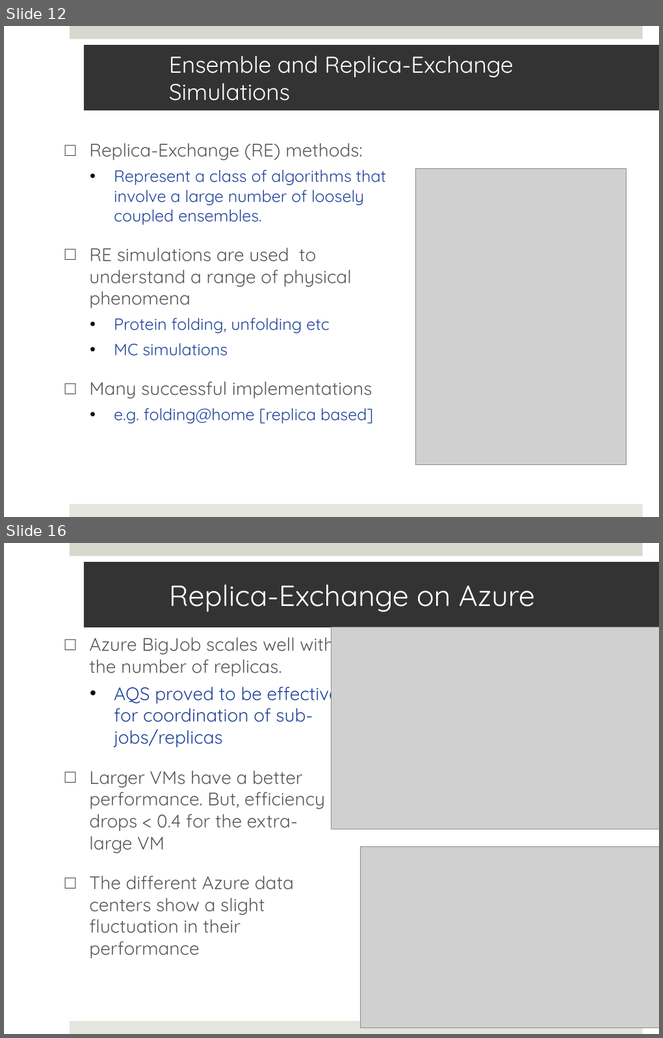
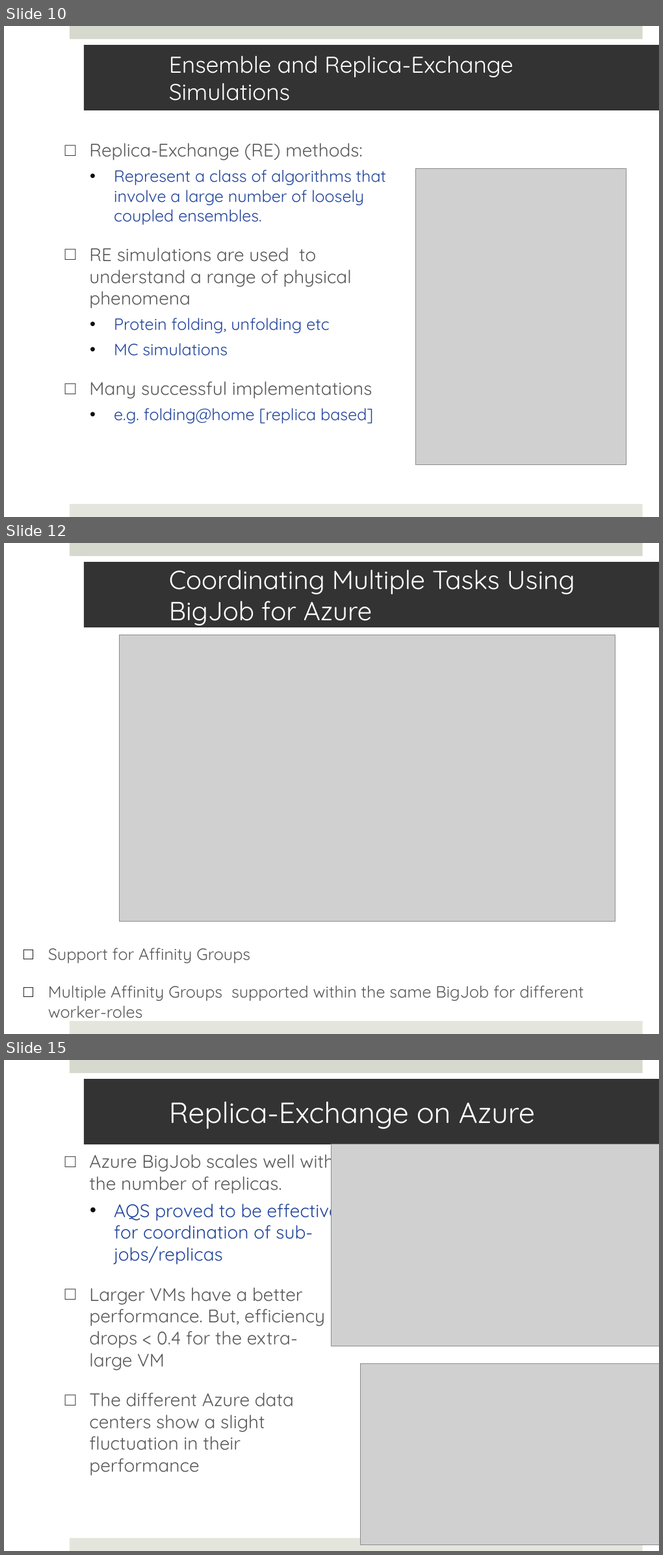
Before and after one commit to saga-project/saga-cpp-legacy-projects, a slide deck: papers/cloudcom10/presentation/saga-azure-cloudcom10.pptx. Shown one above the other, each under a label of ours: slides 12 and 16 before the commit, slides 10, 12 and 15 after it; the slides between them are not shown. The pictures are 663x1038 and 663x1555 pixels, drawn with LibreOffice and Linux fonts; fonts in the diff are those of the drawing; grey boxes stand for pictures. Boxes give left, top, right and bottom in pixels: in the first picture for what was removed or moved away, otherwise in the second. Text is boxed around its words. In the diff, an @@ line names an element or a change of style, - is before the commit and + after.

```diff
--- a/papers/cloudcom10/presentation/saga-azure-cloudcom10.pptx
+++ b/papers/cloudcom10/presentation/saga-azure-cloudcom10.pptx
@@ slide 12 added at bbox=[4, 543, 659, 1034], background #FFFFFF; not listed: 2 template elements that a slide beside it also shows @@
@@ title added at bbox=[84, 562, 659, 627], fill #333333, 28.8 pt, text #FFFFFF @@
+Coordinating Multiple Tasks Using BigJob for Azure
@@ picture added at bbox=[119, 635, 615, 922] @@
@@ text added at bbox=[48, 948, 584, 1018], 18 pt, text #595959 @@
+□ Support for Affinity Groups
+□ Multiple Affinity Groups supported within the same BigJob for different worker-roles
@@ what was slide 12 is now slide 10 @@
@@ what was slide 16 is now slide 15 @@
```
Also in this commit, not shown: 4 slides changed, 3 other slides added, 5 slides removed.
